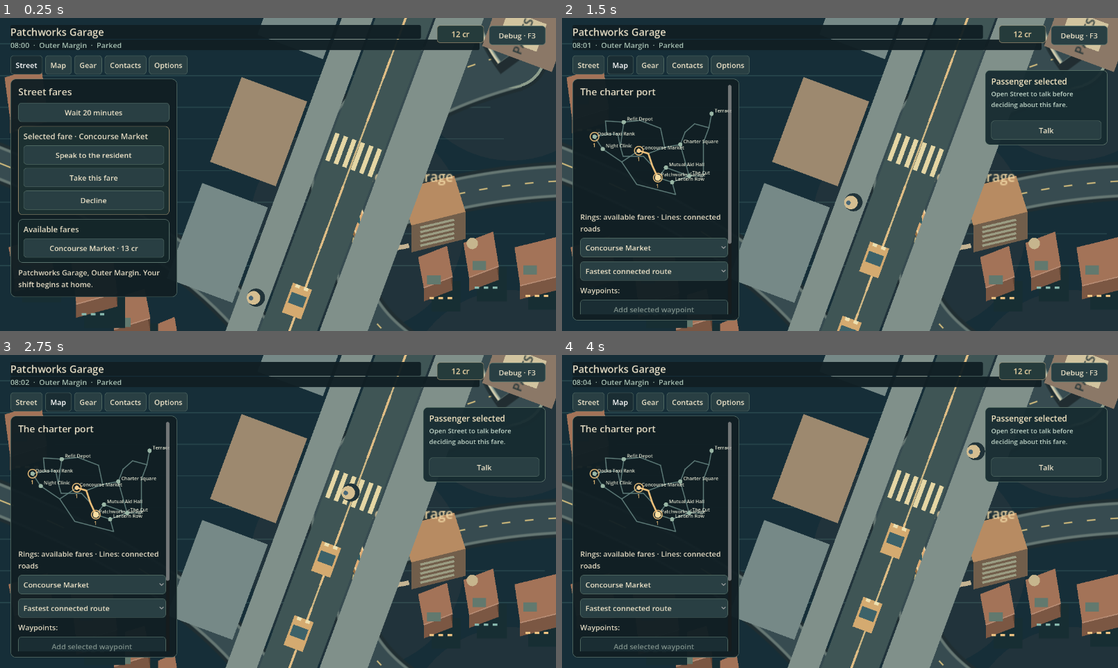
Above: before the commit, frames 1-4 (two rows, left to right).
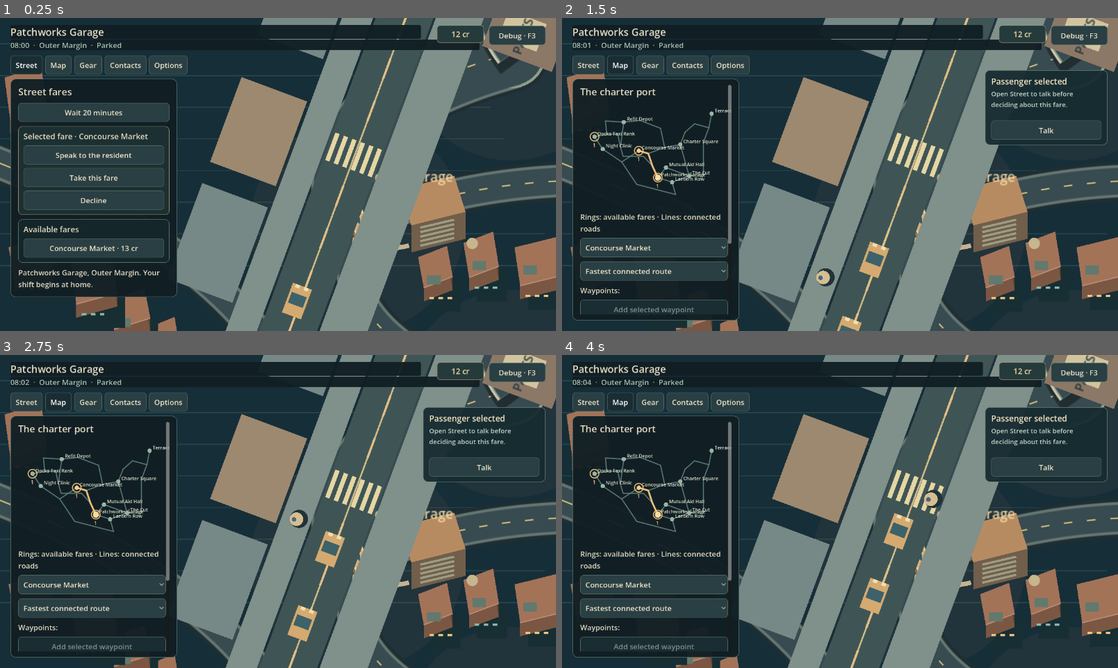
Above: after the commit, the same moments.

Repository: MohamedXIV/outsider-driver-2d
Game: Godot game, scene res://scenes/sandbox.tscn
The game is run twice, just before and just after one commit, with the same random seed, the same clock (stepped at 60 frames per second) and the same inputs.
Inputs (mouse positions are in pixels of both pictures, inside the frame that each line leads up to):
- Up to frame 1 (0.25 s): no input
- Up to frame 2 (1.5 s): click "Street" at 0.5 s; click "Map" at 1.25 s
- Up to frame 3 (2.75 s): tap Enter at 2 s; move the mouse to (94, 492) at 2.02 s; hold D from 2.03 s (still down); tap R at 2.1 s; click (94, 492) at 2.17 s
- Up to frame 4 (4 s): release D at 2.78 s; hold S 2.78-3.53 s; tap E at 2.85 s; click (656, 492) at 2.92 s; move the mouse to (895, 442) at 3.52 s; hold D from 3.53 s (still down); tap R at 3.6 s

The runs differ from the first frame. In frame 1, 0.1% of the frame differs, in the area x 44-48%, y 86-93%; in frame 2, 0.3%; in frame 3, 1.1%, in the area x 51-65%, y 40-95%; in frame 4, 1.0%.

Commit message:
Start local resident errands in World ticks and connect adjacent-block goal

Diff:
--- a/scripts/sandbox/sandbox_local_pedestrian_trip.gd
+++ b/scripts/sandbox/sandbox_local_pedestrian_trip.gd
@@ -45,6 +45,20 @@
 			"slot":slot,"crossing_state":"approach"}
 	world._record("local_pedestrian_departed",npc_id,{"from":"garage","site":site,"slot":slot})
 	return true
+
+# Ordinary World ticks select purposes before dispatch can offer the same
+# resident a taxi. The presenter never makes this decision in normal play.
+static func tick(world: SandboxWorld) -> void:
+	var hour: int=(world.minute % 1440) / 60
+	if hour<6 or hour>=22: return
+	for id in candidates(world):
+		if not eligible(world,world.resident(id)): continue
+		if begin(world,id,PATCHWORKS_PARTS):
+			world.resident(id)["activity"]="travelling"
+			# No native body exists away from the active neighborhood. Start
+			# at the same authored distance anchor as a genuine unload.
+			if not SandboxStreetRouteBinding.in_neighborhood(world):
+				handoff(world,id,0.0)
 
 static func reserve(world: SandboxWorld, npc_id: String) -> bool:
 	return _crossing_transition(world,npc_id,"reserved",["approach"])
--- a/scripts/sandbox/sandbox_street_module.gd
+++ b/scripts/sandbox/sandbox_street_module.gd
@@ -25,7 +25,7 @@
 ]
 
 static func destination(slot: int=0) -> Vector2:
-	return SITE+Vector2(-20*slot,18*slot)
+	return SITE if slot==0 else Vector2(700.0,SOUTH_Y)
 
 static func waypoints(slot: int=0) -> PackedVector2Array:
 	return PackedVector2Array([START-Vector2(30*slot,0),Vector2(CROSS_X,NORTH_Y),
--- a/scripts/sandbox/sandbox_street_pilot.gd
+++ b/scripts/sandbox/sandbox_street_pilot.gd
@@ -70,6 +70,7 @@
 func _spawn_resident(id: String) -> void:
 	var trip: Dictionary=world.resident(id).get("local_pedestrian_trip",{})
 	if trip.is_empty():
+		if embedded: return
 		if not SandboxLocalPedestrianTrip.begin(world,id,SITE): return
 		trip=world.resident(id)["local_pedestrian_trip"]
 	var slot: int=int(trip.get("slot",0))
@@ -173,6 +174,11 @@
 
 func _physics_process(delta: float) -> void:
 	if car==null or follower==null: return
+	# Observe newly committed World intent, including a second resident whose
+	# eligibility changed after this module was loaded.
+	for id in SandboxLocalPedestrianTrip.candidates(world):
+		if not pedestrians.has(id) and not world.resident(id).get("local_pedestrian_trip",{}).is_empty():
+			_spawn_resident(id)
 	var occupied: bool=crossing_occupied()
 	for actor in pedestrians.values():
 		actor.block_for_player=embedded and (SandboxStreetRouteBinding.taxi_occupies_crosswalk(world) or SandboxWorldTraffic.occupies_zebra(world))
--- a/scripts/sandbox/sandbox_world.gd
+++ b/scripts/sandbox/sandbox_world.gd
@@ -270,6 +270,7 @@
 		if is_travelling() and route_hold_id.is_empty() and execution_ready:
 			_step_player_route()
 		SandboxRiderInitiative.tick(self)
+		SandboxLocalPedestrianTrip.tick(self)
 		SandboxDispatch.refresh(residents, offers, minute, seed)
 		SandboxVehicleExecution.prune(self)
 		SandboxVehicleJunctions.release_cleared(self)
--- /dev/null
+++ b/tests/test_living_streets.gd
@@ -0,0 +1,23 @@
+extends SceneTree
+
+func _initialize() -> void:
+	var world: SandboxWorld=SandboxWorld.new(29)
+	var ids: Array[String]=SandboxLocalPedestrianTrip.candidates(world)
+	assert(ids.size()==2)
+	assert(world.advance(1))
+	for id in ids:
+		var trip: Dictionary=world.resident(id).get("local_pedestrian_trip",{})
+		assert(trip.get("status","")=="walking", "World ticks must initiate genuine local errands without a presenter")
+		assert(world.resident(id)["activity"]=="travelling")
+		assert(SandboxLocalPedestrianTrip.valid_history(world.resident(id),world.events,world.minute))
+	var restored: SandboxWorld=SandboxWorld.new()
+	assert(restored.restore_snapshot(world.snapshot()))
+	assert(restored.advance(2))
+	var departures: int=0
+	for event in restored.events:
+		if event["kind"]=="local_pedestrian_departed": departures+=1
+	assert(departures==2, "Ticks must not duplicate errands")
+	assert(SandboxStreetModule.destination(1).x>SandboxStreetModule.NORTH_SIDEWALK.end.x,
+			"Second resident's physical goal must use the adjacent block")
+	print("LIVING_STREETS_PASS world-owned autonomous departures, stable identities, adjacent goal and restore")
+	quit()
